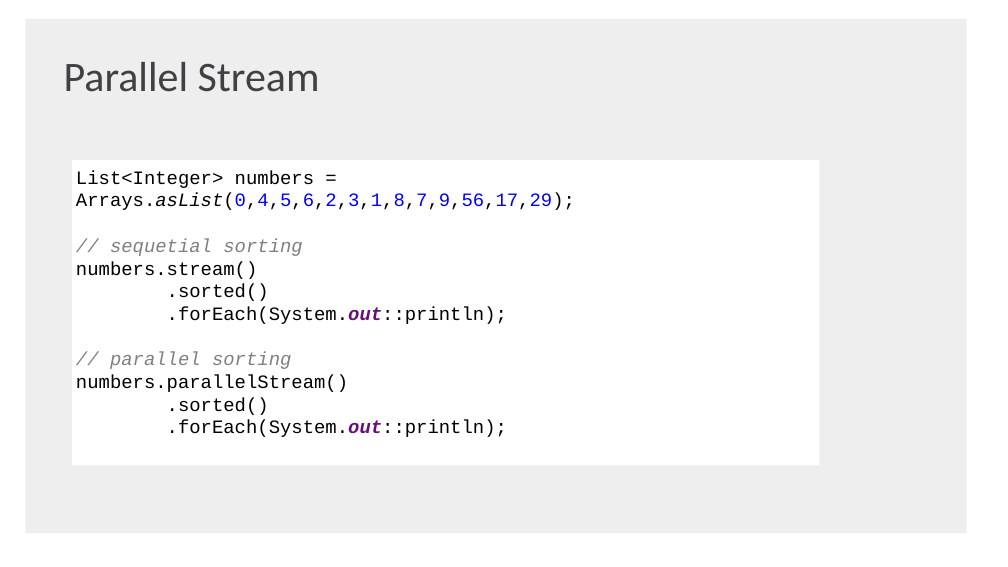
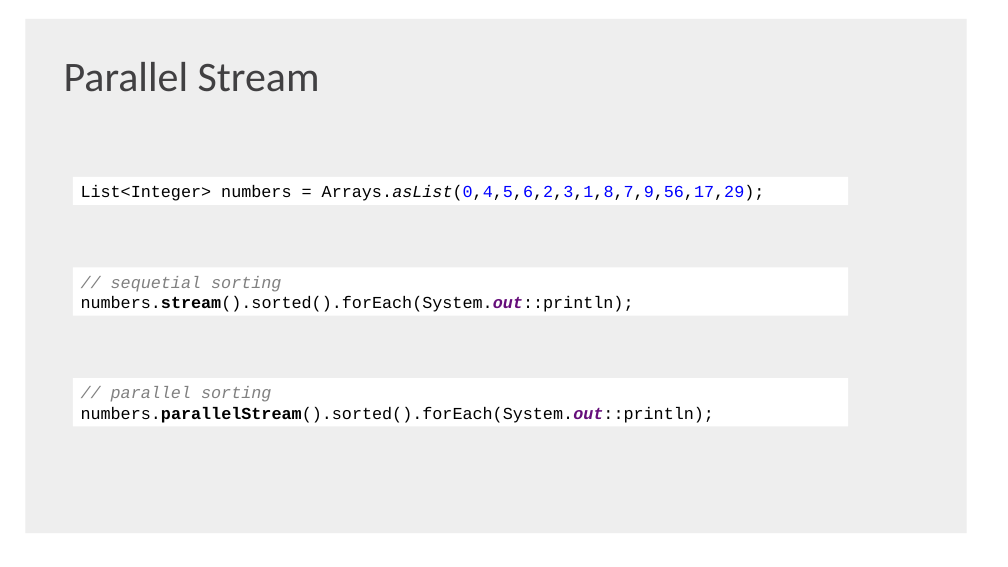
Before and after one commit to shaojie-xu-kp/Java8_lunch_learn, a slide deck: slide 24 of Java 8 & TDP.pptx (slide 26 before the commit). Drawn at 1008x567 pixels with LibreOffice and Linux fonts; fonts in the diff are those of the drawing; background and template pictures are left out. Boxes give left, top, right and bottom in pixels: in the first picture for what was removed or moved away, otherwise in the second. Text is boxed around its words. In the diff, an @@ line names an element or a change of style, - is before the commit and + after.

Commit message:
change ppt

```diff
--- a/Java 8 & TDP.pptx
+++ b/Java 8 & TDP.pptx
@@ rectangle "List<Integer> numbers = Arrays.asList(0,4,5,6,2,3,1,8,7,9,56 ...": place and size @@
-rectangle "List<Integer> numbers = Arrays.asList(0,4,5,6,2,3,1,8,7,9,56 ..." at [73, 160, 820, 466]
+rectangle "List<Integer> numbers = Arrays.asList(0,4,5,6,2,3,1,8,7,9,56 ..." at [73, 177, 848, 205]
@@ text in rectangle at [81, 185, 765, 201]: text changed; size 18 to 16 pt @@
-List<Integer> numbers = Arrays.asList(0,4,5,6,2,3,1,8,7,9,56,17,29);
-// sequetial sorting
-numbers.stream()
-.sorted()
-.forEach(System.out::println);
-// parallel sorting
-numbers.parallelStream()
-.sorted()
-.forEach(System.out::println);
+List<Integer> numbers = Arrays.asList(0,4,5,6,2,3,1,8,7,9,56,17,29);
@@ rectangle added at [73, 268, 848, 316], fill #FFFFFF, 16 pt, text #000000 @@
+// sequetial sorting
+numbers.stream().sorted().forEach(System.out::println);
@@ rectangle added at [73, 378, 848, 426], fill #FFFFFF, 16 pt, text #000000 @@
+// parallel sorting
+numbers.parallelStream().sorted().forEach(System.out::println);
```
Also in this commit, not shown: 10 other slides changed, 2 slides added, 3 slides removed.
